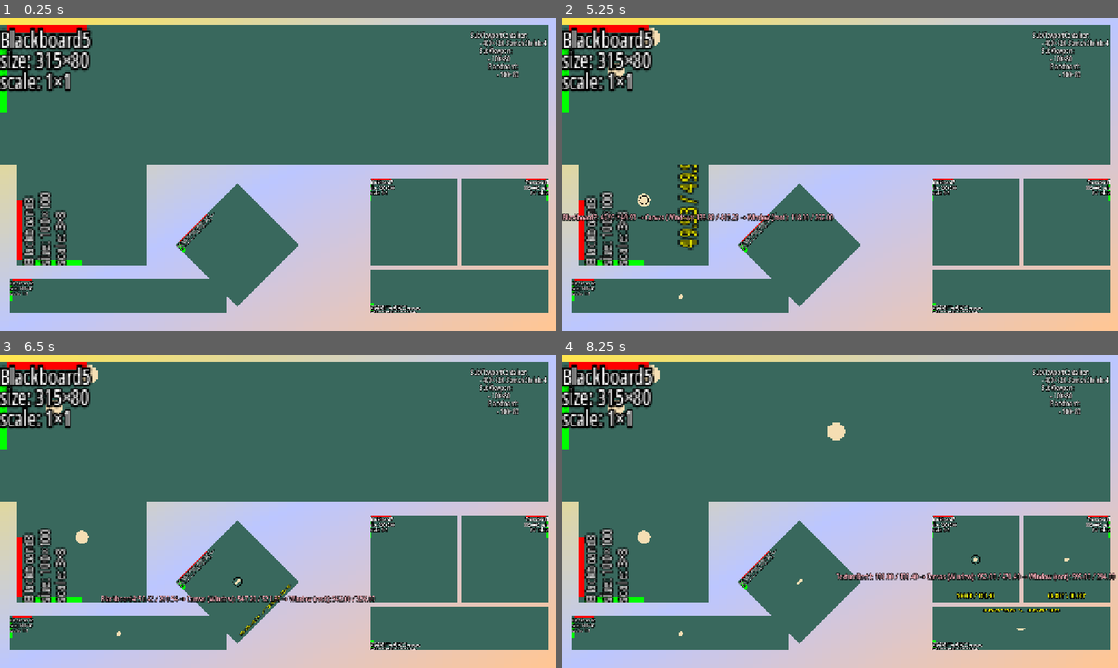
Above: before the commit, frames 1-4 (two rows, left to right).
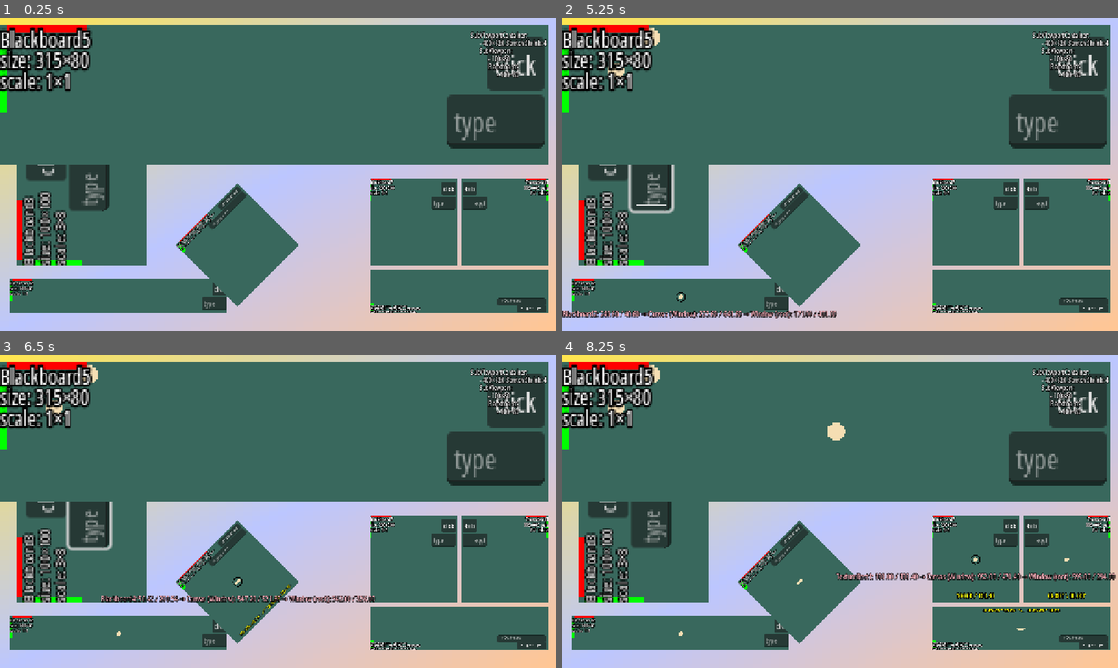
Above: after the commit, the same moments.

Repository: Toxe/godot-coordinate-systems
Game: Godot game, scene res://scenes/main.tscn
The game is run twice, just before and just after one commit, with the same random seed, the same clock (stepped at 60 frames per second) and the same inputs.
Inputs (mouse positions are in pixels of both pictures, inside the frame that each line leads up to):
- Up to frame 1 (0.25 s): no input
- Up to frame 2 (5.25 s): click (650, 36) at 0.5 s, where only the run after the commit has a clickable "click"; click (650, 36) at 1.25 s, where only the run after the commit has a clickable "click"; click (650, 36) at 2 s, where only the run after the commit has a clickable "click"; tap Enter at 2.75, 4.25 s; move the mouse to (840, 174) at 2.77 s; click (840, 174) at 2.92 s; tap Space at 3.5, 5 s; move the mouse to (617, 71) at 3.52 s; click (617, 71) at 3.67 s; move the mouse to (678, 296) at 4.27 s; click (678, 296) at 4.42 s; move the mouse to (645, 199) at 5.02 s; click (645, 199) at 5.17 s
- Up to frame 3 (6.5 s): tap Enter at 5.75 s; move the mouse to (239, 583) at 5.77 s; click (239, 583) at 5.92 s
- Up to frame 4 (8.25 s): tap Space at 6.5 s; move the mouse to (834, 430) at 6.52 s; click (834, 430) at 6.67 s; move the mouse to (834, 430) at 7.27 s; click (834, 430) at 7.42 s; move the mouse to (973, 558) at 8.02 s; click (973, 558) at 8.17 s

The runs differ from the first frame. In frame 1, 7.1% of the frame differs, in the area x 4-99%, y 6-94%; in frame 2, 9.7%, in the area x 0-99%, y 6-96%; in frame 3, 7.3%; in frame 4, 7.1%.

Commit message:
Add button and label to Blackboard

Diff:
--- a/CoordinateSystems/scenes/blackboard.gd
+++ b/CoordinateSystems/scenes/blackboard.gd
@@ -31,3 +31,7 @@
 func _draw() -> void:
     for dot in dots:
         draw_circle(dot, 5, Color.WHEAT, true)
+
+
+func _on_button_pressed() -> void:
+    print($Button)
--- a/CoordinateSystems/scenes/blackboard.tscn
+++ b/CoordinateSystems/scenes/blackboard.tscn
@@ -43,5 +43,31 @@
 size
 scale"
 
+[node name="Button" type="Button" parent="." unique_id=775919802]
+layout_mode = 1
+anchors_preset = 1
+anchor_left = 1.0
+anchor_right = 1.0
+offset_left = -35.0
+offset_top = 7.0
+offset_right = -2.0
+offset_bottom = 38.0
+grow_horizontal = 0
+text = "click"
+
+[node name="LineEdit" type="LineEdit" parent="." unique_id=1815793047]
+layout_mode = 1
+anchors_preset = 1
+anchor_left = 1.0
+anchor_right = 1.0
+offset_left = -58.0
+offset_top = 40.0
+offset_right = -2.0
+offset_bottom = 71.0
+grow_horizontal = 0
+placeholder_text = "type"
+expand_to_text_length = true
+
 [connection signal="gui_input" from="." to="." method="_on_gui_input"]
 [connection signal="mouse_exited" from="." to="." method="_on_mouse_exited"]
+[connection signal="pressed" from="Button" to="." method="_on_button_pressed"]
